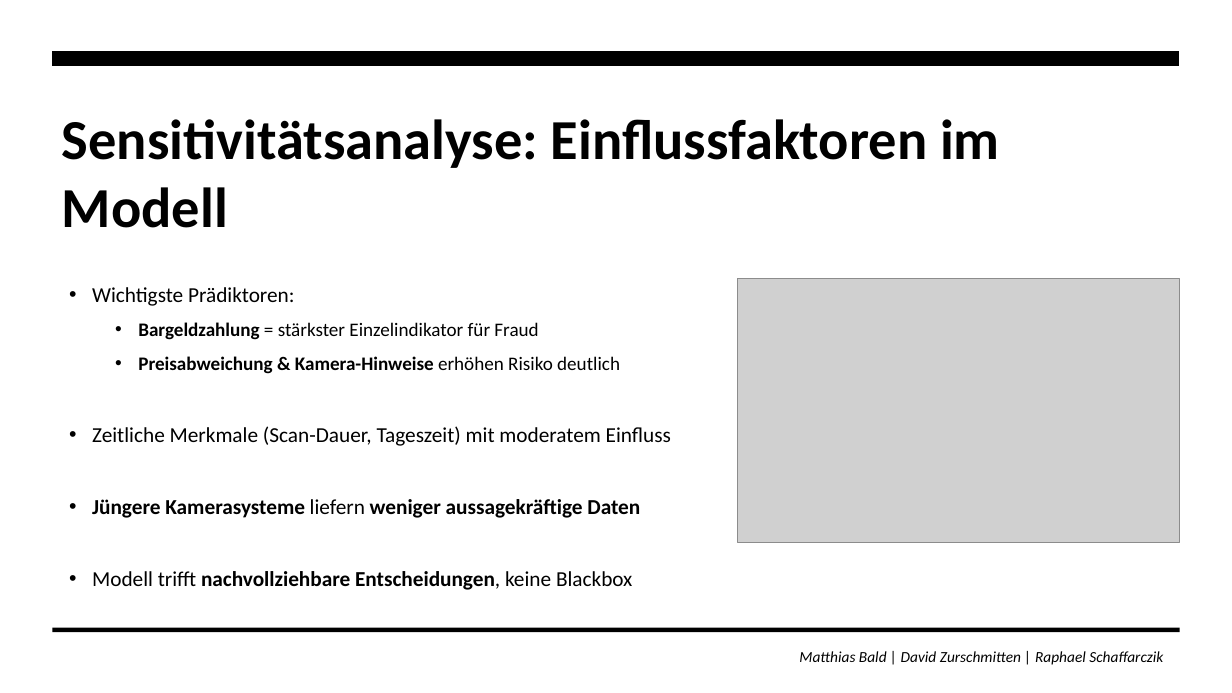
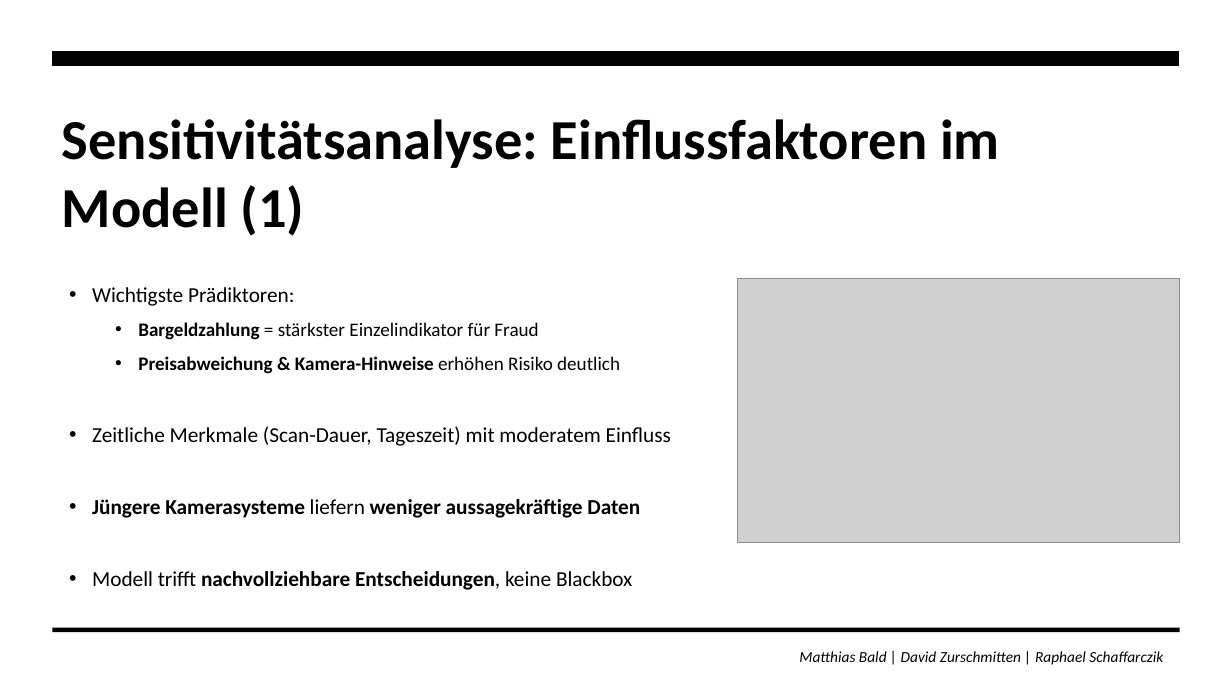
Before and after one commit to zurdavid/projektpraktikum-datascience, a slide deck: slide 34 of präsentationen/Meilenstein3_Praesentation_Entwurf_.pptx (slide 33 before the commit). Drawn at 1232x693 pixels with LibreOffice and Linux fonts; fonts in the diff are those of the drawing; grey boxes stand for pictures; background and template pictures are left out. Boxes give left, top, right and bottom in pixels: in the first picture for what was removed or moved away, otherwise in the second. Text is boxed around its words. In the diff, an @@ line names an element or a change of style, - is before the commit and + after.

```diff
--- a/präsentationen/Meilenstein3_Praesentation_Entwurf_.pptx
+++ b/präsentationen/Meilenstein3_Praesentation_Entwurf_.pptx
@@ title at box(62, 119, 1000, 236): text changed @@
-Sensitivitätsanalyse: Einflussfaktoren im Modell
+Sensitivitätsanalyse: Einflussfaktoren im Modell (1)
```
Also in this commit, not shown: 2 slides added, 1 other file.
